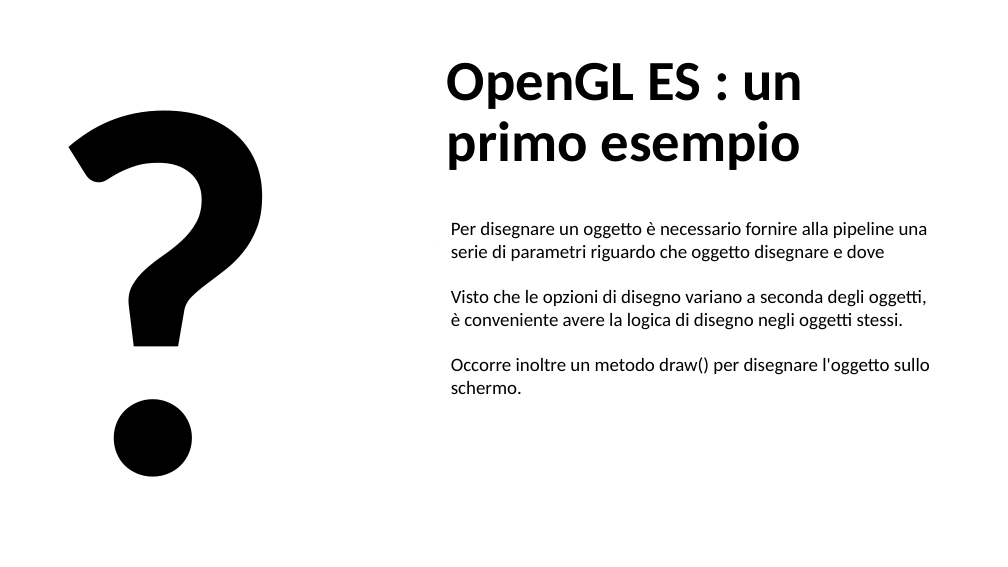
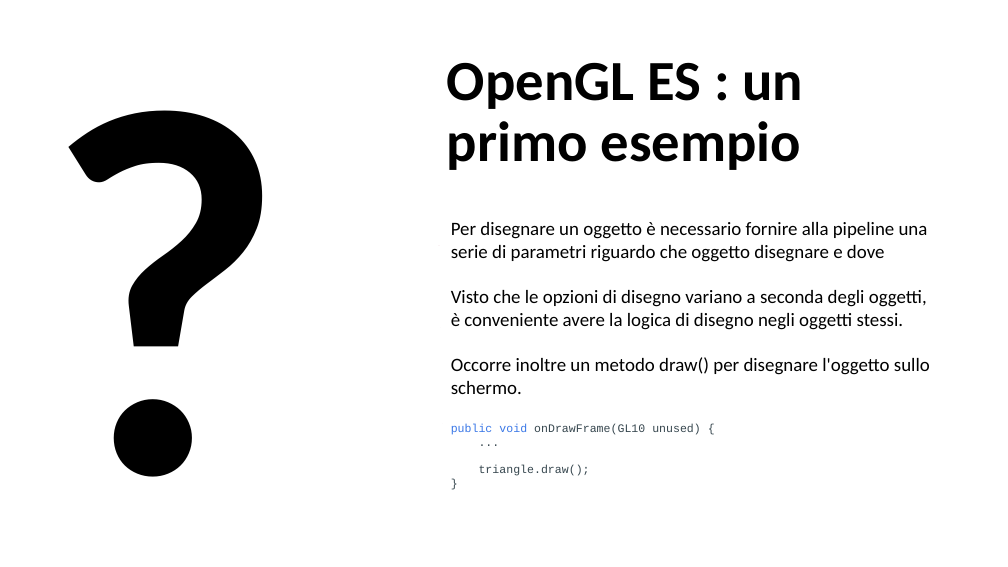
Before and after one commit to AntonioDOrazio/MobileProgramming_OpenGL, a slide deck: slide 31 of Materiale/BozzaOpenGL.pptx (slide 32 before the commit). Drawn at 1008x567 pixels with LibreOffice and Linux fonts; fonts in the diff are those of the drawing. Boxes give left, top, right and bottom in pixels: in the first picture for what was removed or moved away, otherwise in the second. Text is boxed around its words. In the diff, an @@ line names an element or a change of style, - is before the commit and + after.

```diff
--- a/Materiale/BozzaOpenGL.pptx
+++ b/Materiale/BozzaOpenGL.pptx
@@ text in free at bbox=[451, 424, 701, 476]: paragraph added @@
+public void onDrawFrame(GL10 unused) {
+...
+triangle.draw();
+}
```
Also in this commit, not shown: 13 other slides changed, 1 slide added, 2 slides removed, 1 other file.
